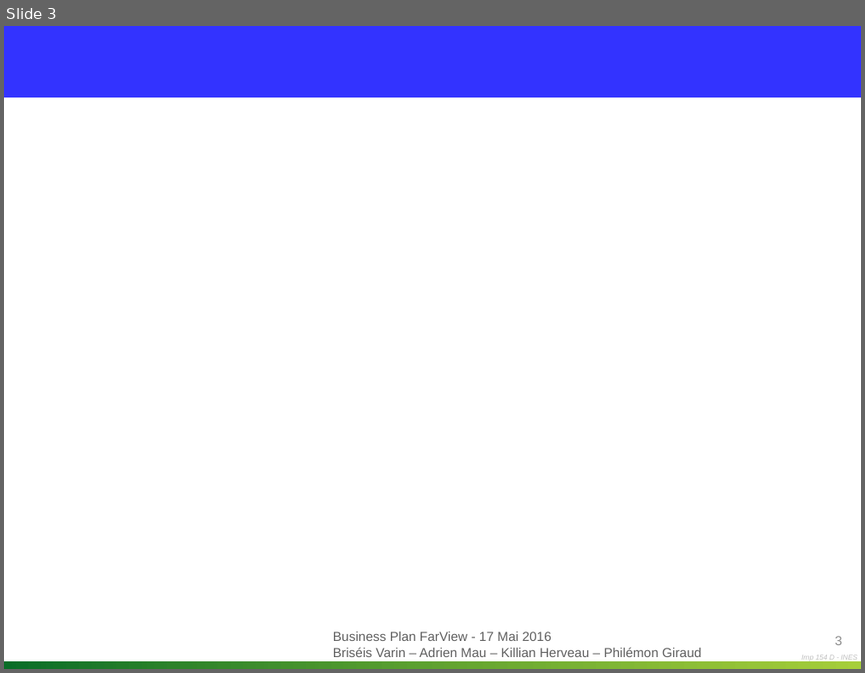
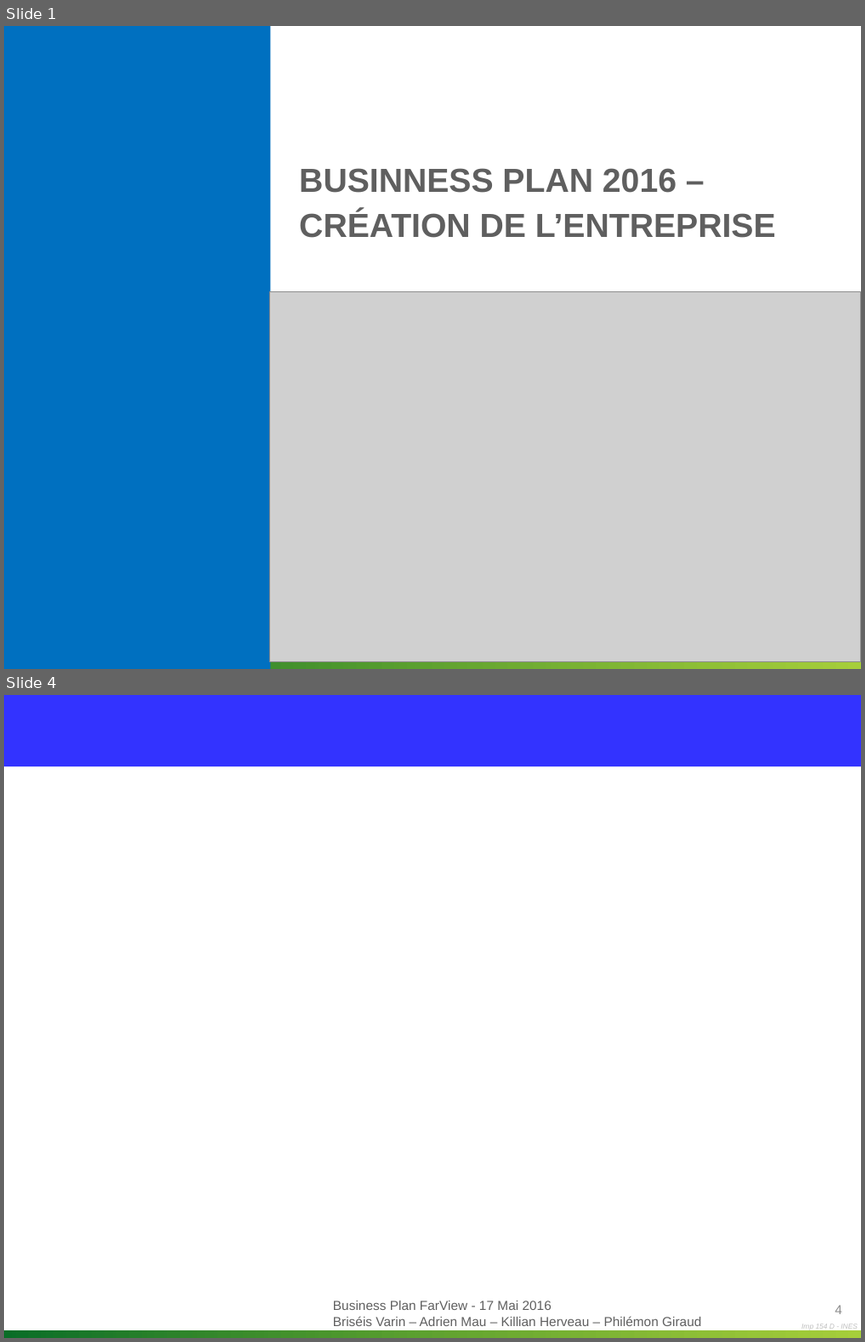
Before and after one commit to Killian-Herveau/PIMS, a slide deck: OppAffaire/Présentation orale/Partie Philémon.pptx. Shown one above the other, each under a label of ours: slide 3 before the commit, slides 1 and 4 after it; the slides between them are not shown. The pictures are 865x673 and 865x1342 pixels, drawn with LibreOffice and Linux fonts; fonts in the diff are those of the drawing; grey boxes stand for pictures; background and template pictures are left out. Boxes give left, top, right and bottom in pixels: in the first picture for what was removed or moved away, otherwise in the second. Text is boxed around its words. In the diff, an @@ line names an element or a change of style, - is before the commit and + after.

```diff
--- a/OppAffaire/Présentation orale/Partie Philémon.pptx
+++ b/OppAffaire/Présentation orale/Partie Philémon.pptx
@@ slide 1 added at (x1=4, y1=26, x2=861, y2=669), background #FFFFFF; not listed: 3 template elements that a slide beside it also shows @@
@@ rectangle added at (x1=4, y1=26, x2=270, y2=669), fill #0070C0 @@
@@ title added at (x1=299, y1=168, x2=776, y2=238), 28 pt, text #5F5F5F, bold @@
+BUSINNESS PLAN 2016 –
+CRÉATION DE L’ENTREPRISE
@@ picture added at (x1=269, y1=291, x2=861, y2=661) @@
@@ what was slide 3 is now slide 4 @@
@@ page number at (x1=834, y1=1304, x2=842, y2=1314): text changed @@
-3
+4
```
Also in this commit, not shown: 2 other slides added, 2 slides removed, 2 other files.
